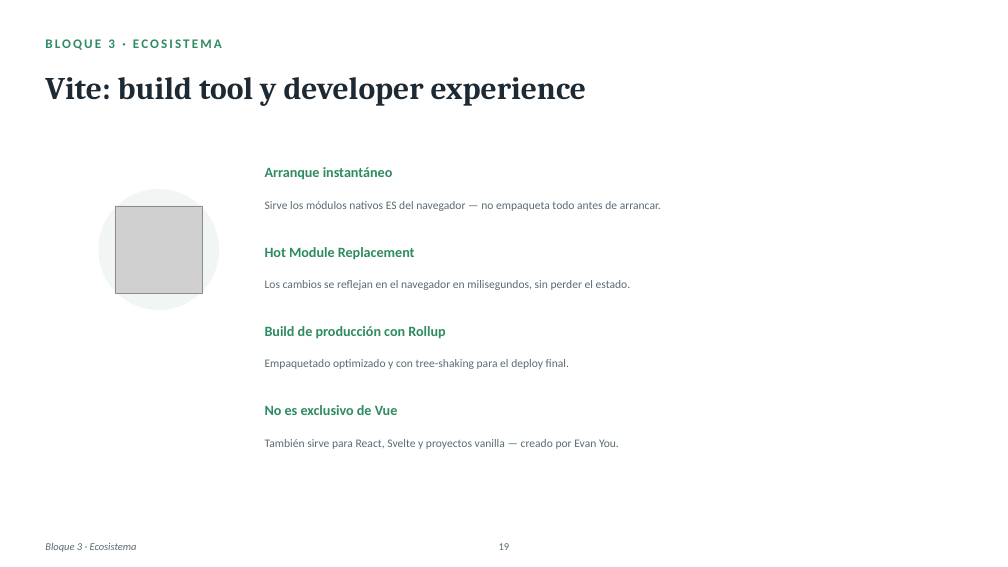
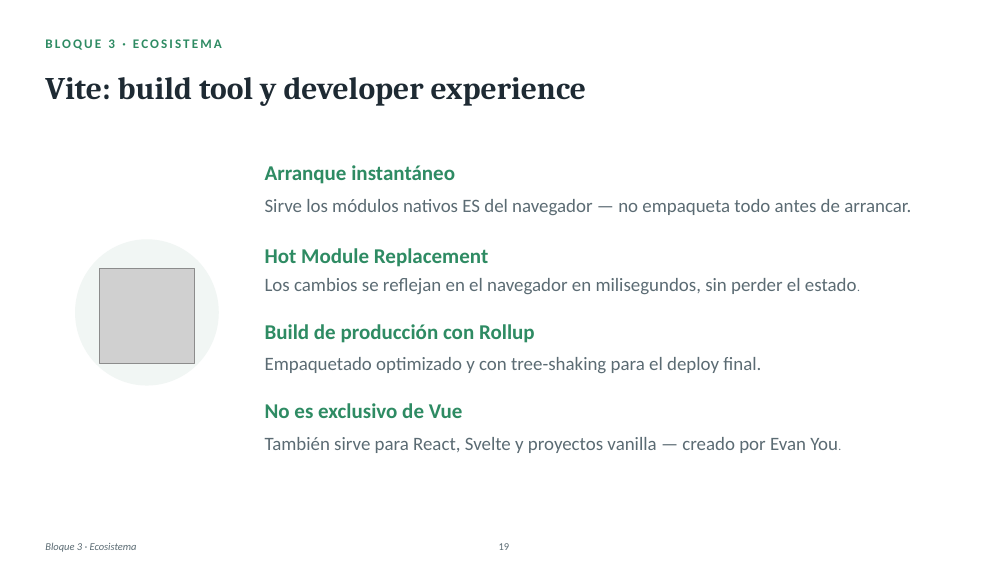
Before and after one commit to Agro-Ros-DSS-UTN/PoC, a slide deck: slide 20 of Vue_vs_React_PoC (2).pptx. Drawn at 1008x567 pixels with LibreOffice and Linux fonts; fonts in the diff are those of the drawing; grey boxes stand for pictures. Boxes give left, top, right and bottom in pixels: in the first picture for what was removed or moved away, otherwise in the second. Text is boxed around its words. In the diff, an @@ line names an element or a change of style, - is before the commit and + after.

```diff
--- a/Vue_vs_React_PoC (2).pptx
+++ b/Vue_vs_React_PoC (2).pptx
@@ ellipse: place and size @@
-ellipse at [98,189,219,310]
+ellipse at [75,240,219,386]
@@ picture: place and size @@
-picture at [115,206,202,293]
+picture at [99,268,194,364]
@@ size 13.5 to 20 pt in 4 elements at [265,165,455,184], [265,324,535,343], [265,403,463,418], [265,248,488,267] @@
@@ size 11 to 18 pt in 4 elements at [265,199,911,215], [265,278,857,294], [265,357,761,373], [265,437,838,453] @@
```
Also in this commit, not shown: 34 other slides changed.
